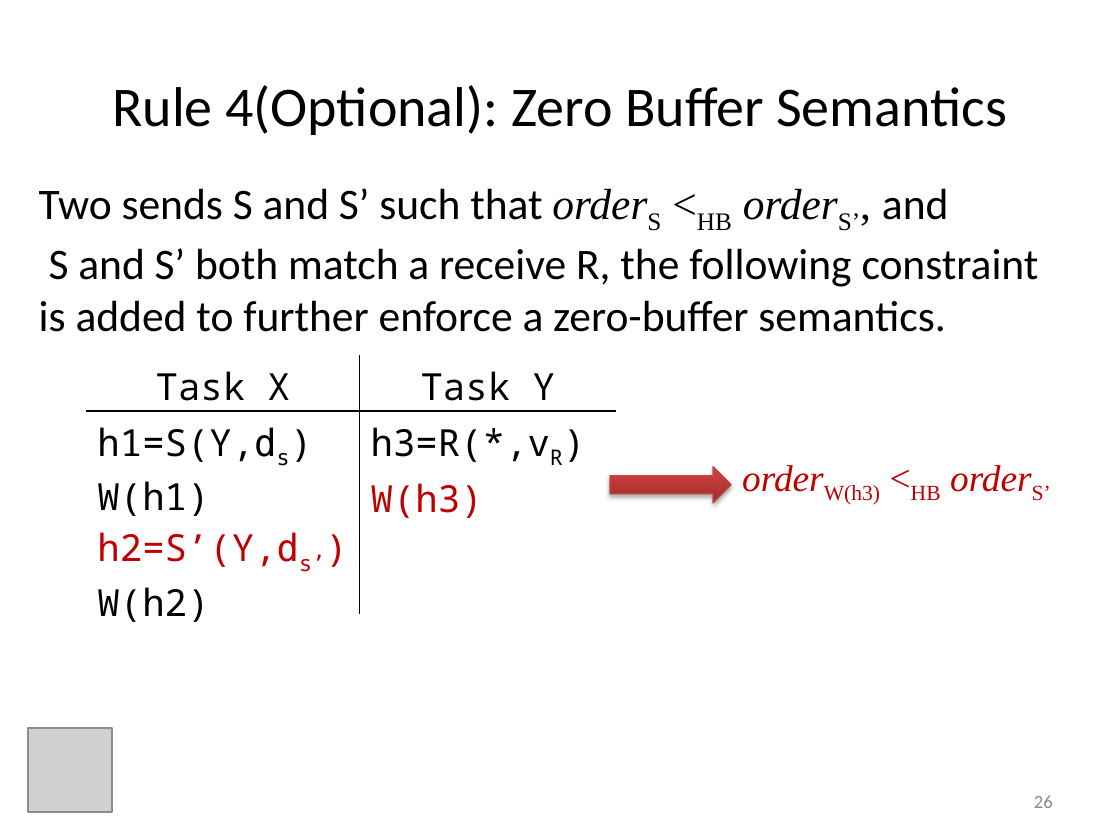
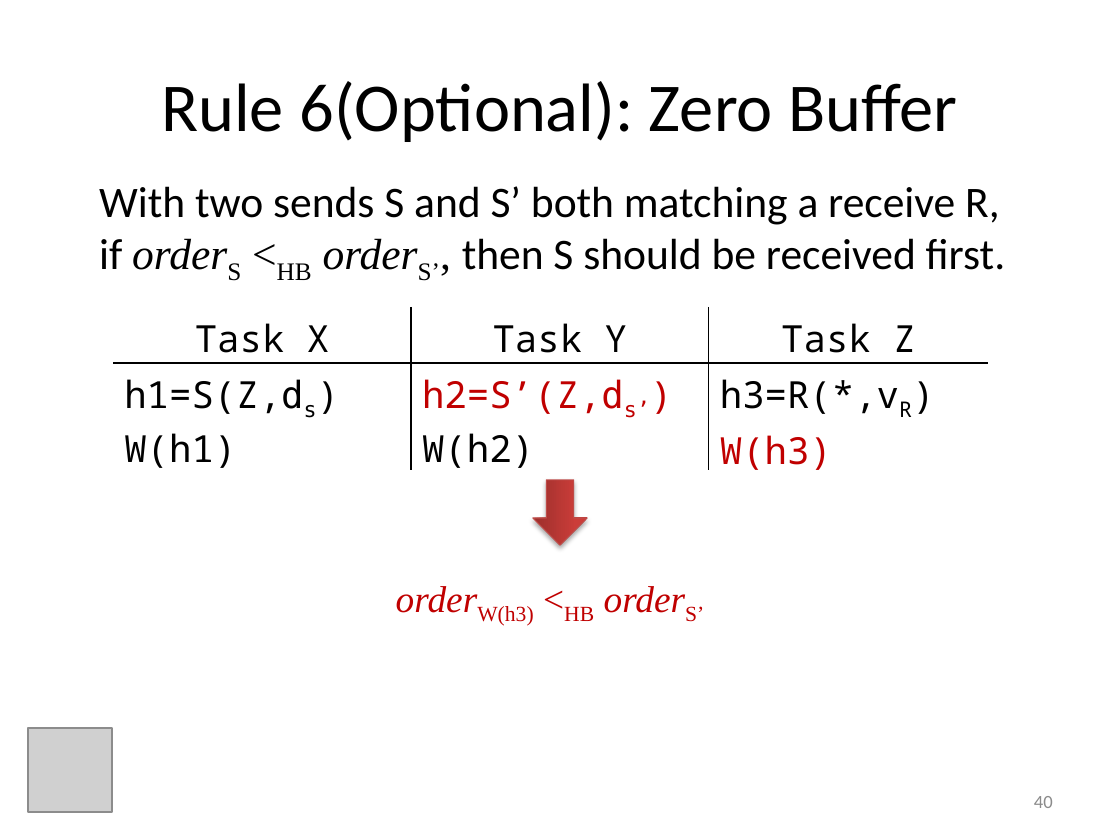
Before and after one commit to ericmercer/MP-trace-language, a slide deck: slide 40 of presentations/ASE2013.pptx (slide 26 before the commit). Drawn at 1120x840 pixels with LibreOffice and Linux fonts; fonts in the diff are those of the drawing; grey boxes stand for pictures. Boxes give left, top, right and bottom in pixels: in the first picture for what was removed or moved away, otherwise in the second. Text is boxed around its words. In the diff, an @@ line names an element or a change of style, - is before the commit and + after.

```diff
--- a/presentations/ASE2013.pptx
+++ b/presentations/ASE2013.pptx
@@ title at (161,81,957,142): text changed; size 36 to 44 pt @@
-Rule 4(Optional): Zero Buffer Semantics
+Rule 6(Optional): Zero Buffer
@@ text at (99,186,1006,280): text changed @@
-Two sends S and S’ such that orderS <HB orderS’, and
-S and S’ both match a receive R, the following constraint
-is added to further enforce a zero-buffer semantics.
+With two sends S and S’ both matching a receive R,
+if orderS <HB orderS’, then S should be received first.
@@ table at (113,307,989,474) @@
-column 1: Task X | h1=S(Y,ds) / W(h1) / h2=S’(Y,ds’) / W(h2)
-column 2: Task Y | h3=R(*,vR) / W(h3)
+column 1: Task X | h1=S(Z,ds) / W(h1)
+column 2: Task Y | h2=S’(Z,ds’) / W(h2)
+column 3: Task Z | h3=R(*,vR) / W(h3)
@@ table: place and size @@
-table at (86,355,616,626)
+table at (113,307,989,474)
@@ right arrow at (533,480,587,545): rotation 0 to 90 degrees @@
@@ text "orderW(h3) <HB orderS’": place and size @@
-text "orderW(h3) <HB orderS’" at (824,485,941,505)
+text "orderW(h3) <HB orderS’" at (477,606,594,626)
@@ page number at (1034,796,1053,808): text changed @@
-26
+40
```
Also in this commit, not shown: 28 other slides changed, 17 slides added, 1 slide removed.
